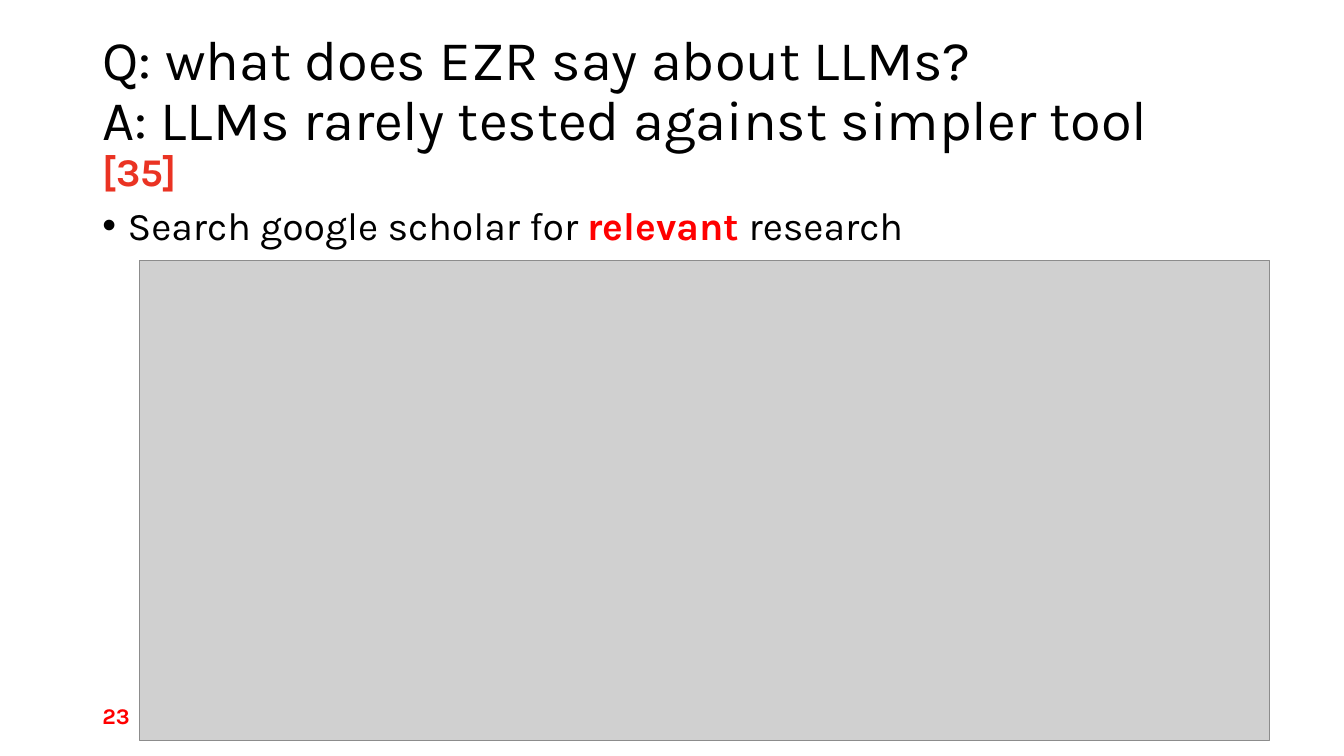
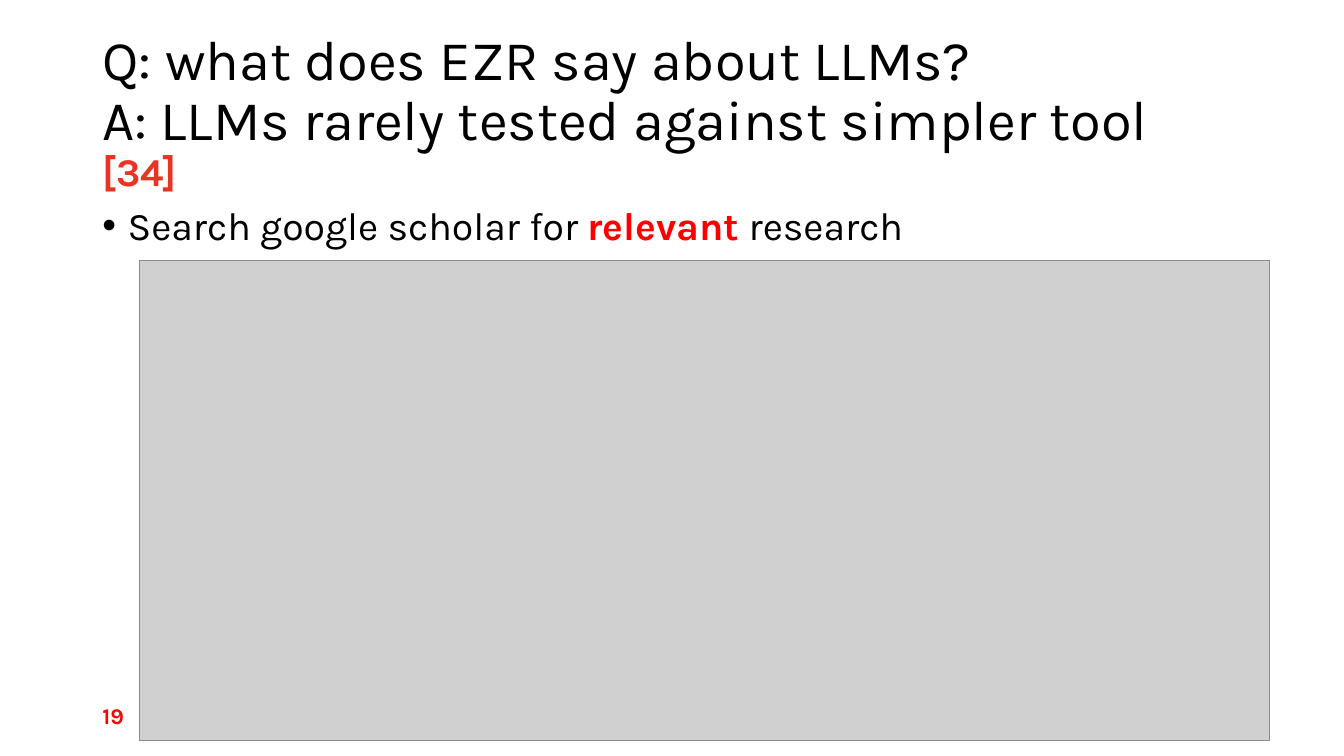
Before and after one commit to timm/fyi, a slide deck: slide 19 of 26less.pptx (slide 23 before the commit). Drawn at 1344x756 pixels with LibreOffice and Linux fonts; fonts in the diff are those of the drawing; grey boxes stand for pictures; background and template pictures are left out. Boxes give left, top, right and bottom in pixels: in the first picture for what was removed or moved away, otherwise in the second. Text is boxed around its words. In the diff, an @@ line names an element or a change of style, - is before the commit and + after.

```diff
--- a/26less.pptx
+++ b/26less.pptx
@@ title at box(102, 41, 1148, 192): text changed @@
-Q: what does EZR say about LLMs?
-A: LLMs rarely tested against simpler tool [35]
+Q: what does EZR say about LLMs?
+A: LLMs rarely tested against simpler tool [34]
@@ page number at box(102, 709, 124, 725): text changed @@
-23
+19
```
Also in this commit, not shown: 28 other slides changed, 6 slides removed, 1 other file.
